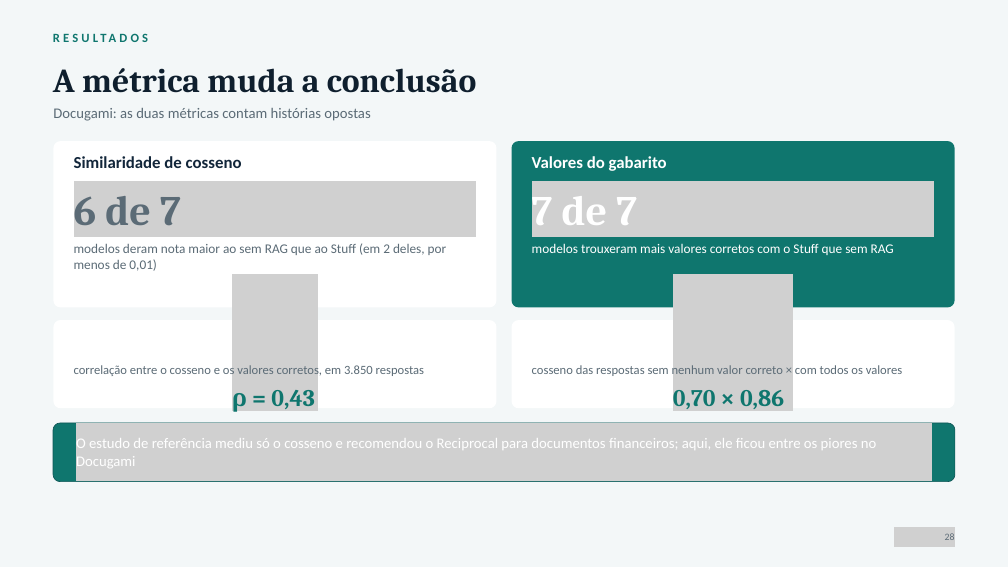
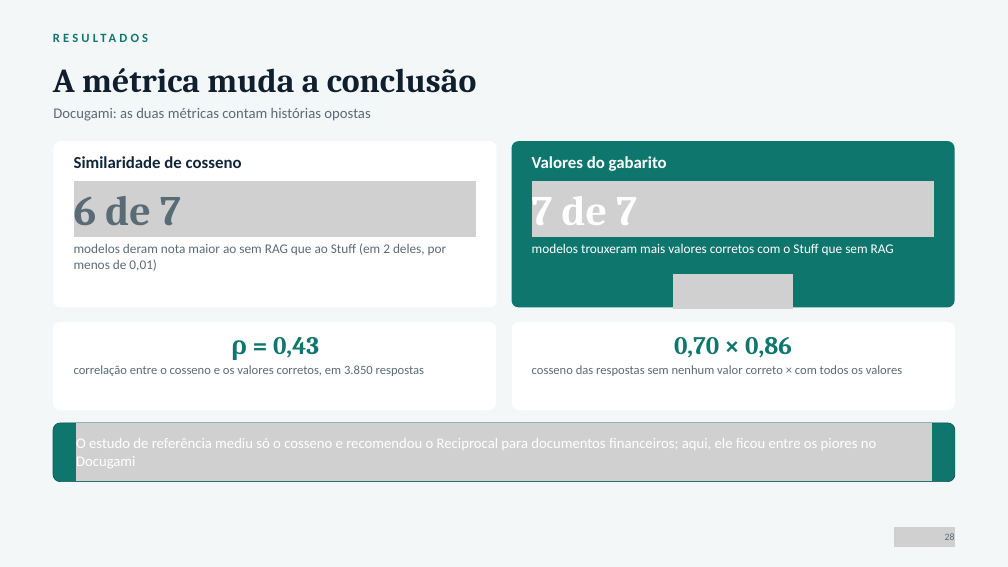
Before and after one commit to RyanMazzeu/TCC, a slide deck: slide 38 of Slide de Apresentação/Slide TCC .pptx. Drawn at 1008x567 pixels with LibreOffice and Linux fonts; fonts in the diff are those of the drawing; grey boxes stand for pictures. Boxes give left, top, right and bottom in pixels: in the first picture for what was removed or moved away, otherwise in the second. Text is boxed around its words. In the diff, an @@ line names an element or a change of style, - is before the commit and + after.

```diff
--- a/Slide de Apresentação/Slide TCC .pptx
+++ b/Slide de Apresentação/Slide TCC .pptx
@@ picture removed at (x1=231, y1=274, x2=318, y2=412) @@
@@ picture resized from (x1=673, y1=274, x2=793, y2=412) to (x1=673, y1=274, x2=793, y2=309) @@
@@ freeform shape at (x1=53, y1=322, x2=496, y2=410): outline redrawn @@
@@ freeform shape at (x1=512, y1=322, x2=955, y2=410): outline redrawn @@
@@ text "ρ = 0,43" at (x1=231, y1=337, x2=319, y2=360): size 34 to 36 pt; alignment left to centre; line spacing 40.8pt to 43.2pt; vertical alignment bottom to top @@
@@ text "ρ = 0,43" moved from (x1=232, y1=390, x2=314, y2=412) to (x1=231, y1=337, x2=319, y2=360) @@
@@ text "0,70 × 0,86" moved from (x1=673, y1=390, x2=784, y2=409) to (x1=674, y1=337, x2=792, y2=358) @@
@@ text "0,70 × 0,86" at (x1=674, y1=337, x2=792, y2=358): size 34 to 36 pt; alignment left to centre; line spacing 40.8pt to 43.2pt; vertical alignment bottom to top @@
```
Also in this commit, not shown: 12 other slides changed, 1 other file.
